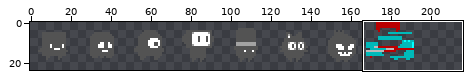
Two states of a sprite sheet, assets/Images/Character.png. Above: a wide view before the commit, with the close-up outlined.
Close-up. Old version:
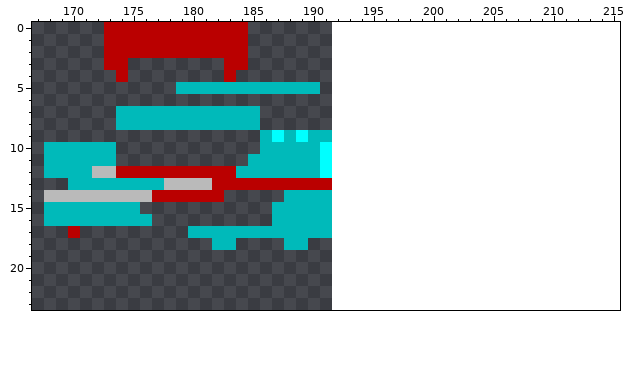
The file is 192x24 pixels. Colours within 5 levels of each other are drawn and written as one. Shown: x 167..215, y 0..23. The old version is drawn lined up with the new one, on the new canvas.
And afterwards:
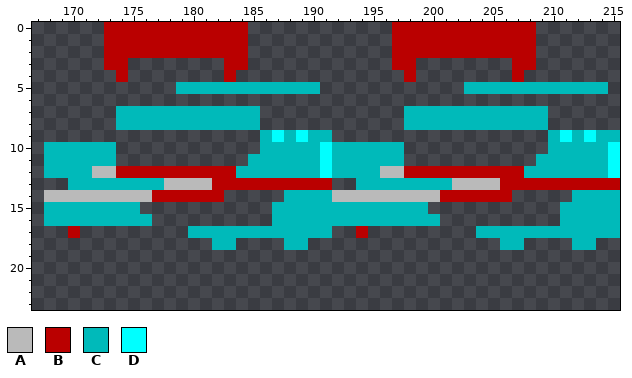
Palette (. is transparent): A #bababa  B #ba0000  C #00baba  D #00ffff
From the commit log: Added stub files for the Christmas character.
Change:
canvas 192x24 -> 216x24
Changed rows in their new state; - is an unchanged pixel.
first column x 192:
 0 -----BBBBBBBBBBBB-------
 1 -----BBBBBBBBBBBB-------
 2 -----BBBBBBBBBBBB-------
 3 -----BB--------BB-------
 4 ------B--------B--------
 5 -----------CCCCCCCCCCCC-
 7 ------CCCCCCCCCCCC------
 8 ------CCCCCCCCCCCC------
 9 ------------------CDCDCC
10 CCCCCC------------CCCCCD
11 CCCCCC-----------CCCCCCD
12 CCCCAABBBBBBBBBBCCCCCCCD
13 --CCCCCCCCAAAABBBBBBBBBB
14 AAAAAAAAABBBBBB-----CCCC
15 CCCCCCCC-----------CCCCC
16 CCCCCCCCC----------CCCCC
17 --B---------CCCCCCCCCCCC
18 --------------CC----CC--
